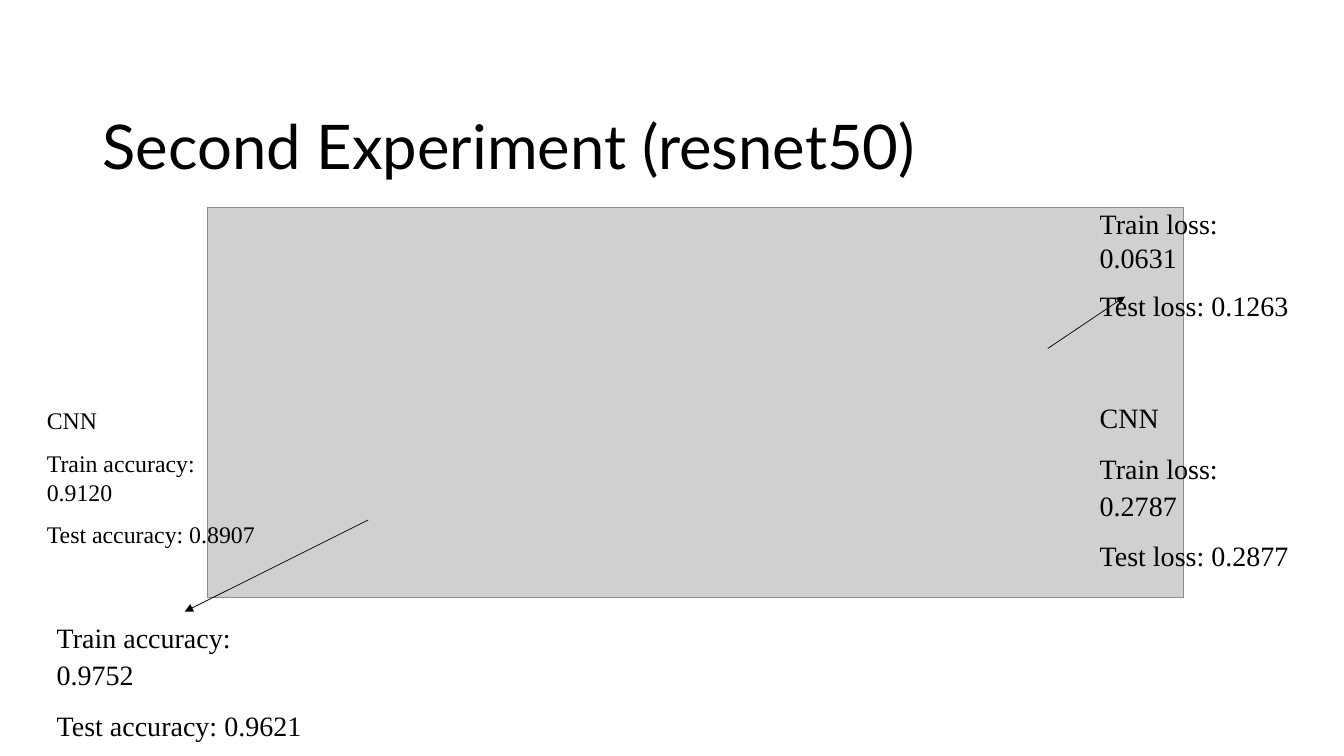
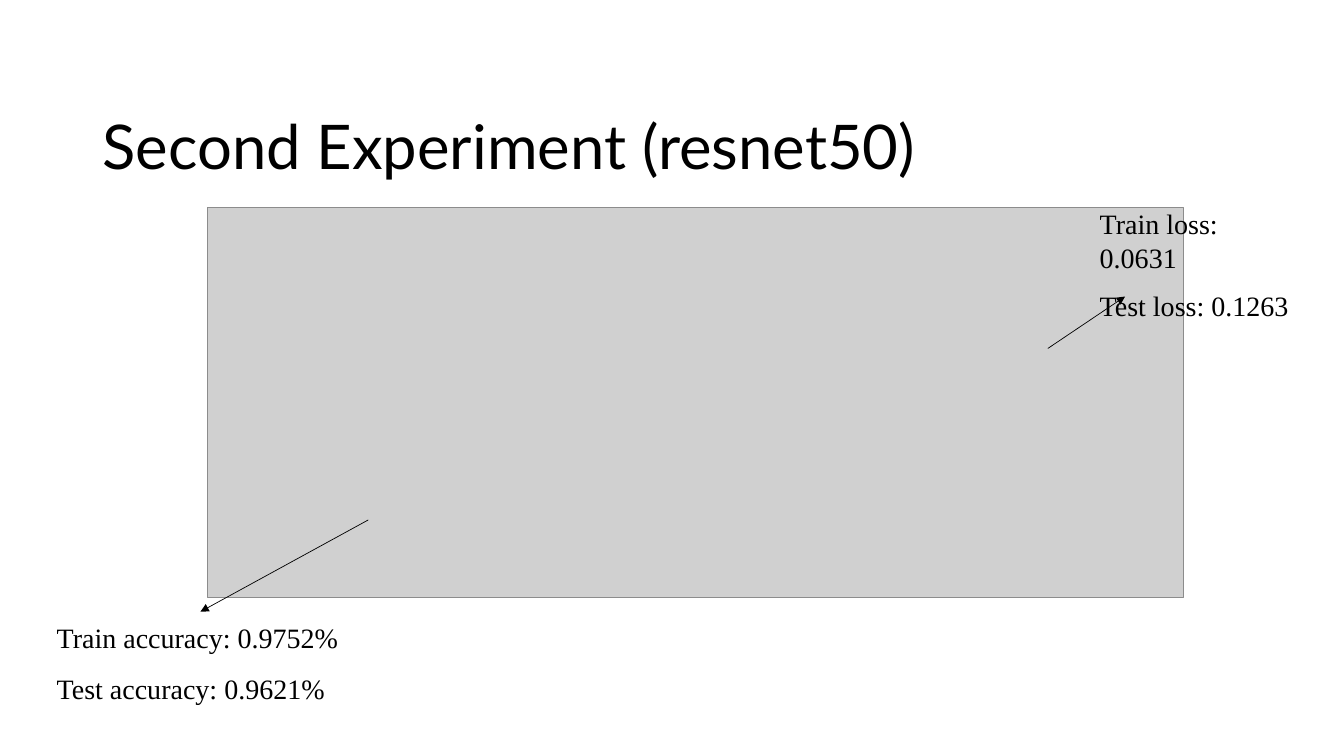
Before and after one commit to kershrita/COVID19-ChestX, a slide deck: slide 11 of COVID-19 Diagnosis.pptx. Drawn at 1344x756 pixels with LibreOffice and Linux fonts; fonts in the diff are those of the drawing; grey boxes stand for pictures. Boxes give left, top, right and bottom in pixels: in the first picture for what was removed or moved away, otherwise in the second. Text is boxed around its words. In the diff, an @@ line names an element or a change of style, - is before the commit and + after.

Commit message:
update presentation to v2

```diff
--- a/COVID-19 Diagnosis.pptx
+++ b/COVID-19 Diagnosis.pptx
@@ text removed at [47,413,255,549] @@
-CNN
-Train accuracy: 0.9120
-Test accuracy: 0.8907
@@ text removed at [1100,409,1288,572] @@
-CNN
-Train loss: 0.2787
-Test loss: 0.2877
@@ arrow moved from (368, 520) - (185, 612) to (368, 520) - (201, 612) @@
@@ text at [57,629,338,704]: text changed @@
-Train accuracy: 0.9752
-Test accuracy: 0.9621
+Train accuracy: 0.9752%
+Test accuracy: 0.9621%
```
Also in this commit, not shown: 1 slide added.
